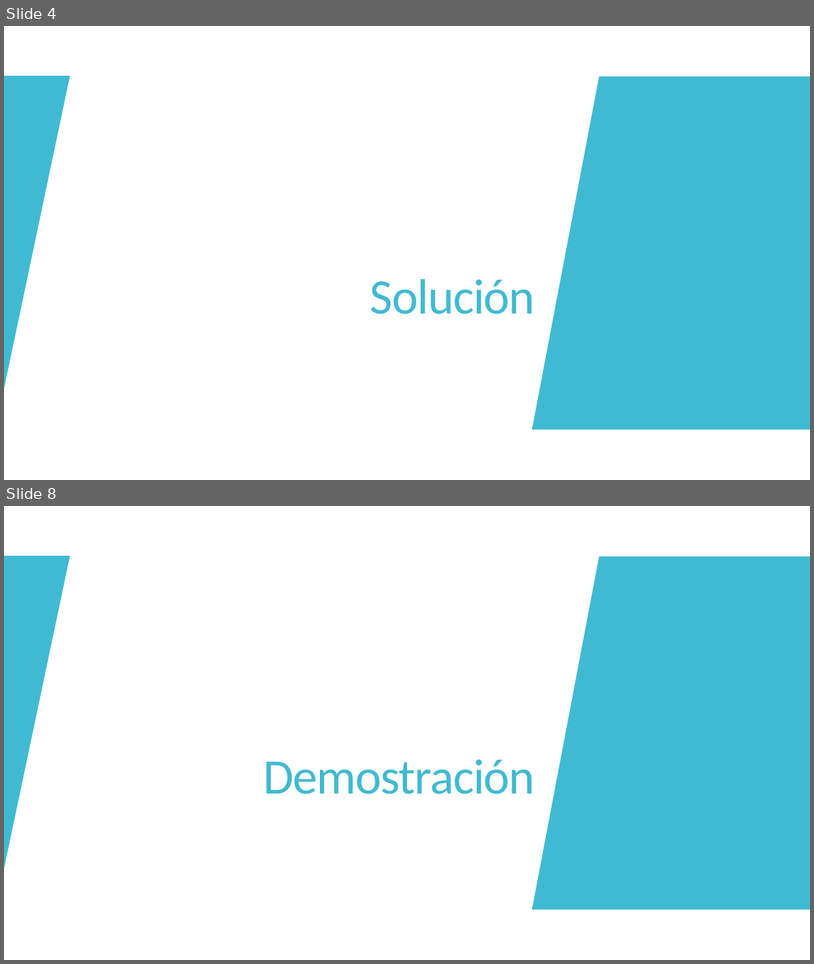
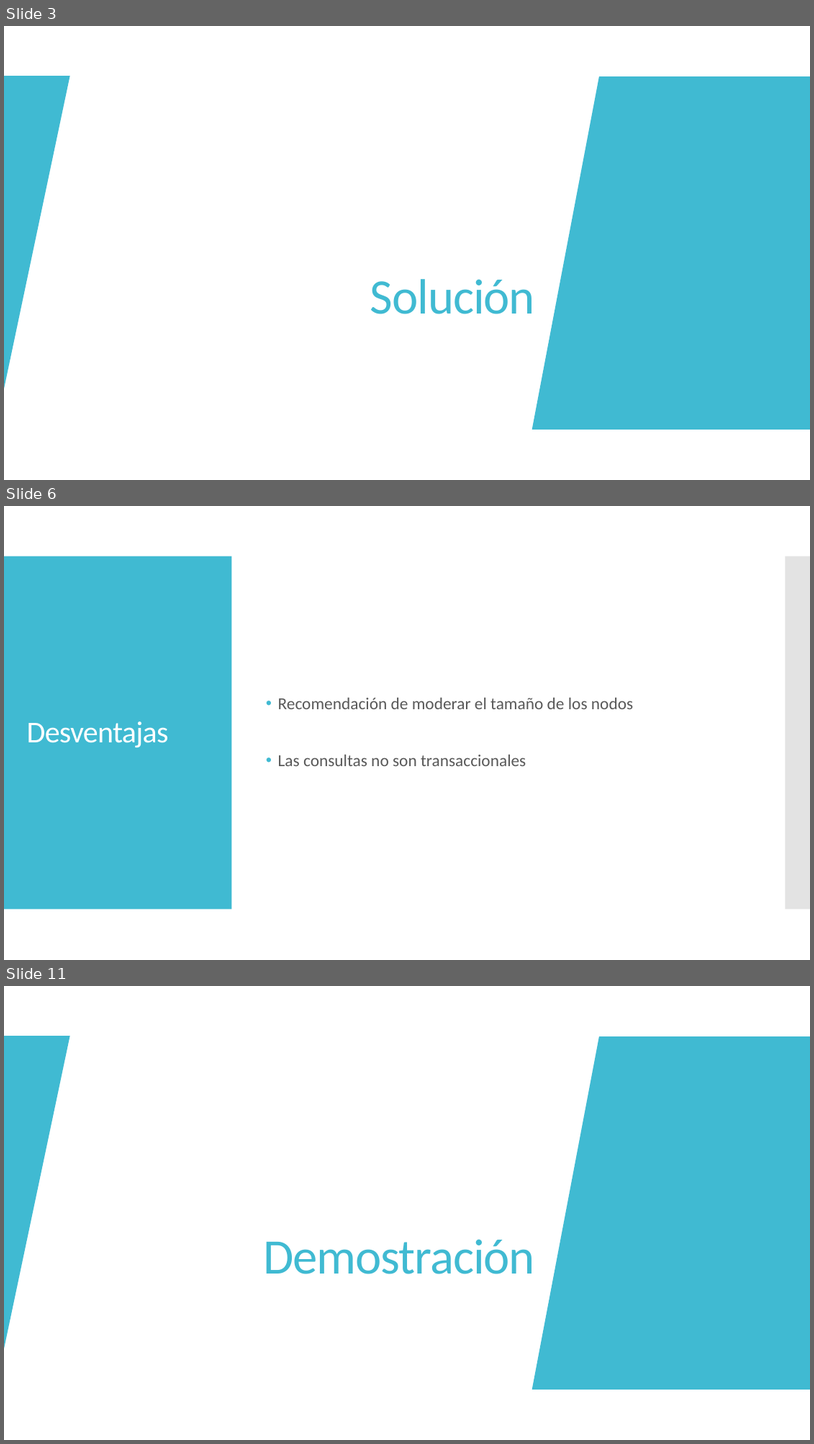
Before and after one commit to JuanCasado/ADVANCED_DATABASES, a slide deck: PRESENTATION/neo4j.pptx. Shown one above the other, each under a label of ours: slides 4 and 8 before the commit, slides 3, 6 and 11 after it; the slides between them are not shown. The pictures are 814x964 and 814x1444 pixels, drawn with LibreOffice and Linux fonts; fonts in the diff are those of the drawing. Boxes give left, top, right and bottom in pixels: in the first picture for what was removed or moved away, otherwise in the second. Text is boxed around its words. In the diff, an @@ line names an element or a change of style, - is before the commit and + after.

```diff
--- a/PRESENTATION/neo4j.pptx
+++ b/PRESENTATION/neo4j.pptx
@@ slide 6 added at (4, 506, 810, 960), background #FFFFFF; not listed: 2 template elements that a slide beside it also shows @@
@@ text added at (278, 698, 633, 766), 20 pt, text #595959 @@
+• Recomendación de moderar el tamaño de los nodos
+• Las consultas no son transaccionales
@@ title added at (27, 721, 169, 747), 36 pt, text #FFFFFF @@
+Desventajas
@@ what was slide 4 is now slide 3 @@
@@ what was slide 8 is now slide 11 @@
```
Also in this commit, not shown: 2 slides changed, 6 other slides added, 4 slides removed, 9 other files.
